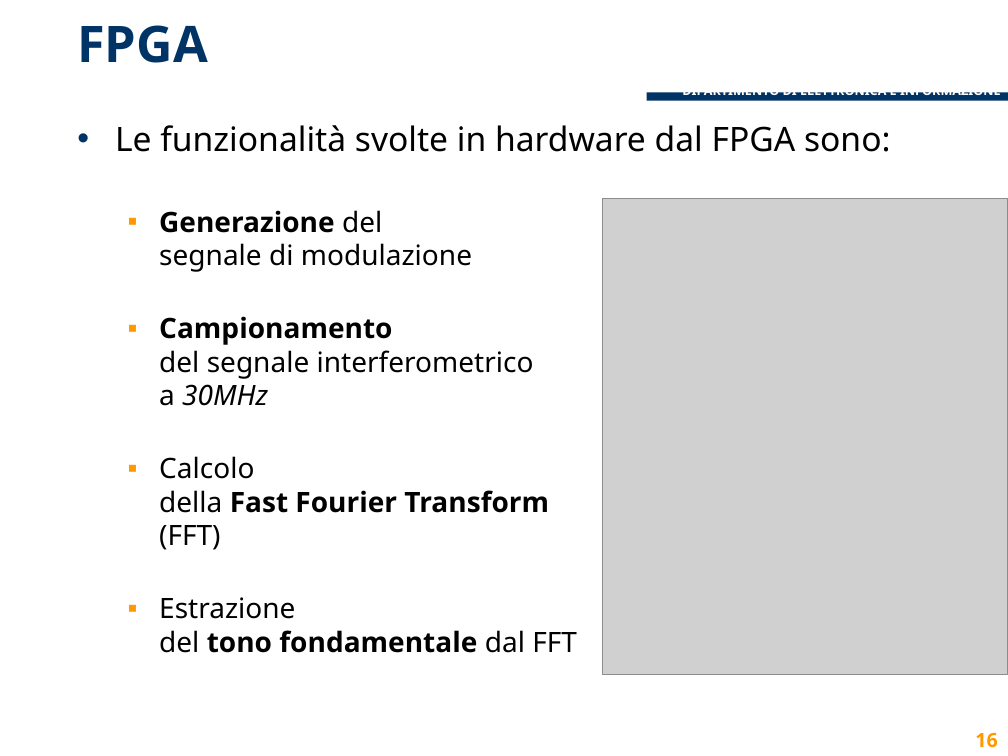
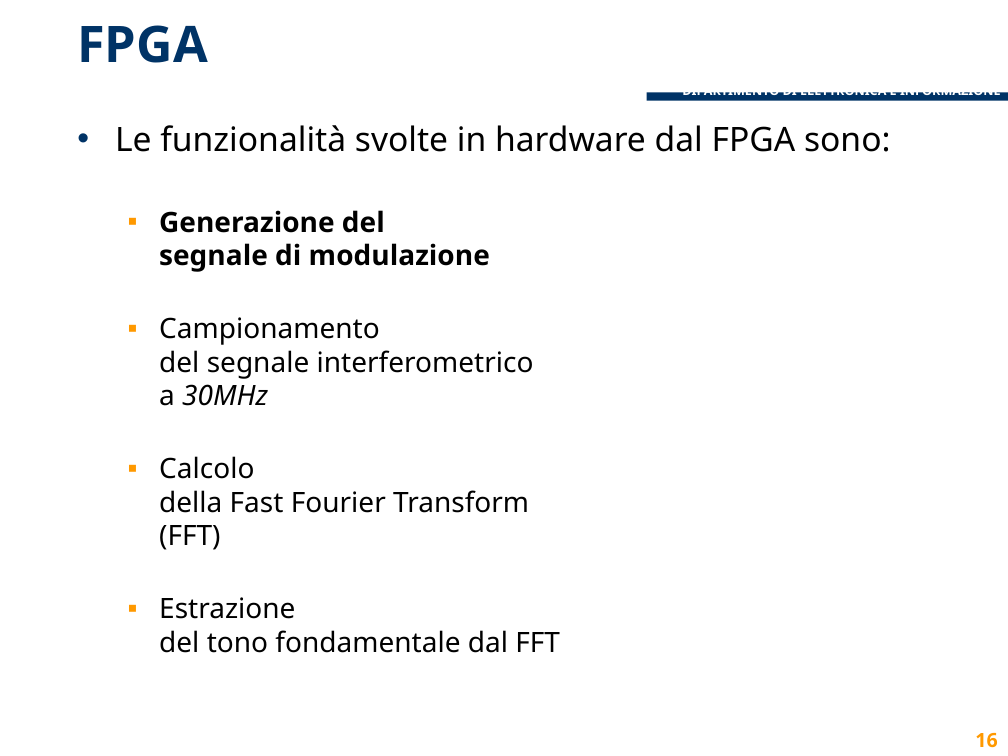
Before and after one commit to lcavagnispolimi/thesis_latex, a slide deck: slide 16 of presentazione_discussione.pptx. Drawn at 1008x756 pixels with LibreOffice and Linux fonts; fonts in the diff are those of the drawing; grey boxes stand for pictures; background and template pictures are left out. Boxes give left, top, right and bottom in pixels: in the first picture for what was removed or moved away, otherwise in the second. Text is boxed around its words. In the diff, an @@ line names an element or a change of style, - is before the commit and + after.

Commit message:
sistemate alcune cose, mancano le immagini della parte diego e l’approfondimento su self-mix

```diff
--- a/presentazione_discussione.pptx
+++ b/presentazione_discussione.pptx
@@ picture removed at (603, 199, 1008, 674) @@
@@ text at (159, 210, 560, 653): bold on in "del segnale di modulazione"; bold off in "Campionamento", "Fast Fourier Transform", "tono fondamentale" @@
```
Also in this commit, not shown: 6 other slides changed, 6 slides added, 3 slides removed.
